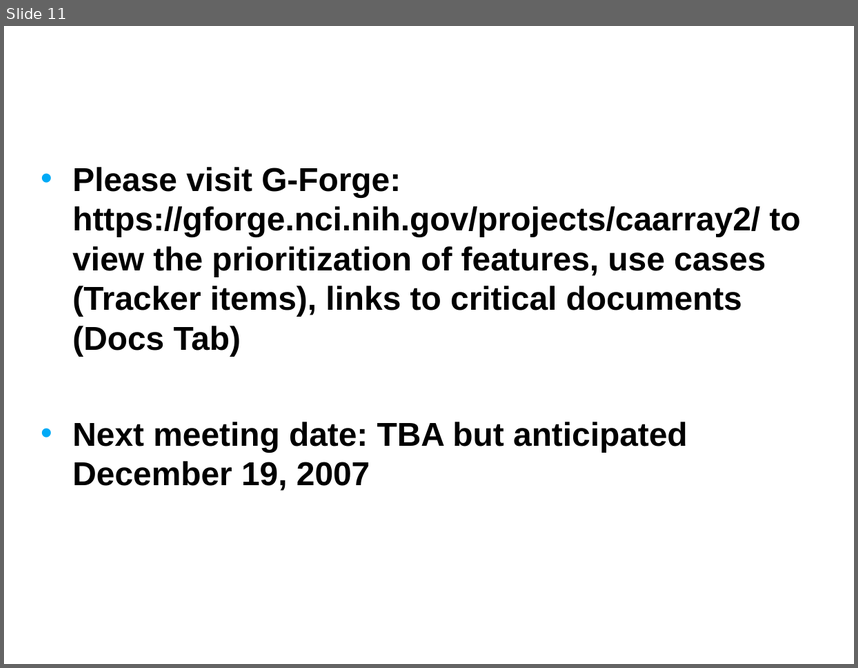
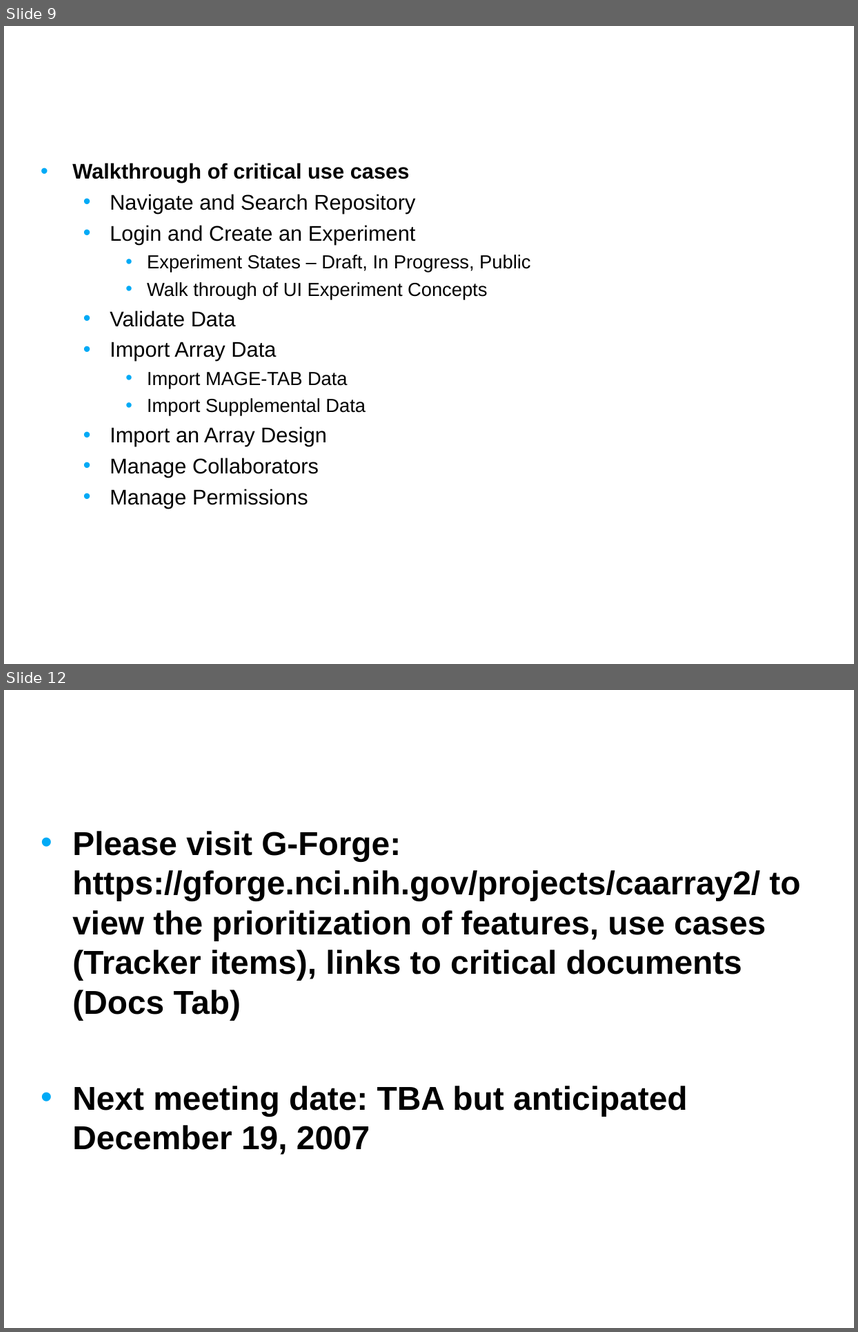
Before and after one commit to NCIP/caarray-docs, a slide deck: project_management/open_meetings/caArray User Community Meeting Nov28.ppt. Shown one above the other, each under a label of ours: slide 11 before the commit, slides 9 and 12 after it; the slides between them are not shown. The pictures are 858x668 and 858x1332 pixels, drawn with LibreOffice and Linux fonts; fonts in the diff are those of the drawing; background and template pictures are left out. Boxes give left, top, right and bottom in pixels: in the first picture for what was removed or moved away, otherwise in the second. Text is boxed around its words. In the diff, an @@ line names an element or a change of style, - is before the commit and + after.

```diff
--- a/project_management/open_meetings/caArray User Community Meeting Nov28.ppt
+++ b/project_management/open_meetings/caArray User Community Meeting Nov28.ppt
@@ slide 9 added at [4, 26, 854, 664], background picture (left out) @@
@@ title added at [32, 26, 670, 125], 24 pt, text #FFFFFF, bold @@
+Live Demonstration
@@ text added at [72, 163, 530, 508], 18 pt, text #000000 @@
+• Walkthrough of critical use cases
+  • Navigate and Search Repository
+  • Login and Create an Experiment
+    • Experiment States – Draft, In Progress, Public
+    • Walk through of UI Experiment Concepts
+  • Validate Data
+  • Import Array Data
+    • Import MAGE-TAB Data
+    • Import Supplemental Data
+  • Import an Array Design
+  • Manage Collaborators
+  • Manage Permissions
@@ what was slide 11 is now slide 12 @@
```
Also in this commit, not shown: 5 slides changed, 1 other slide added, 1 slide removed.
